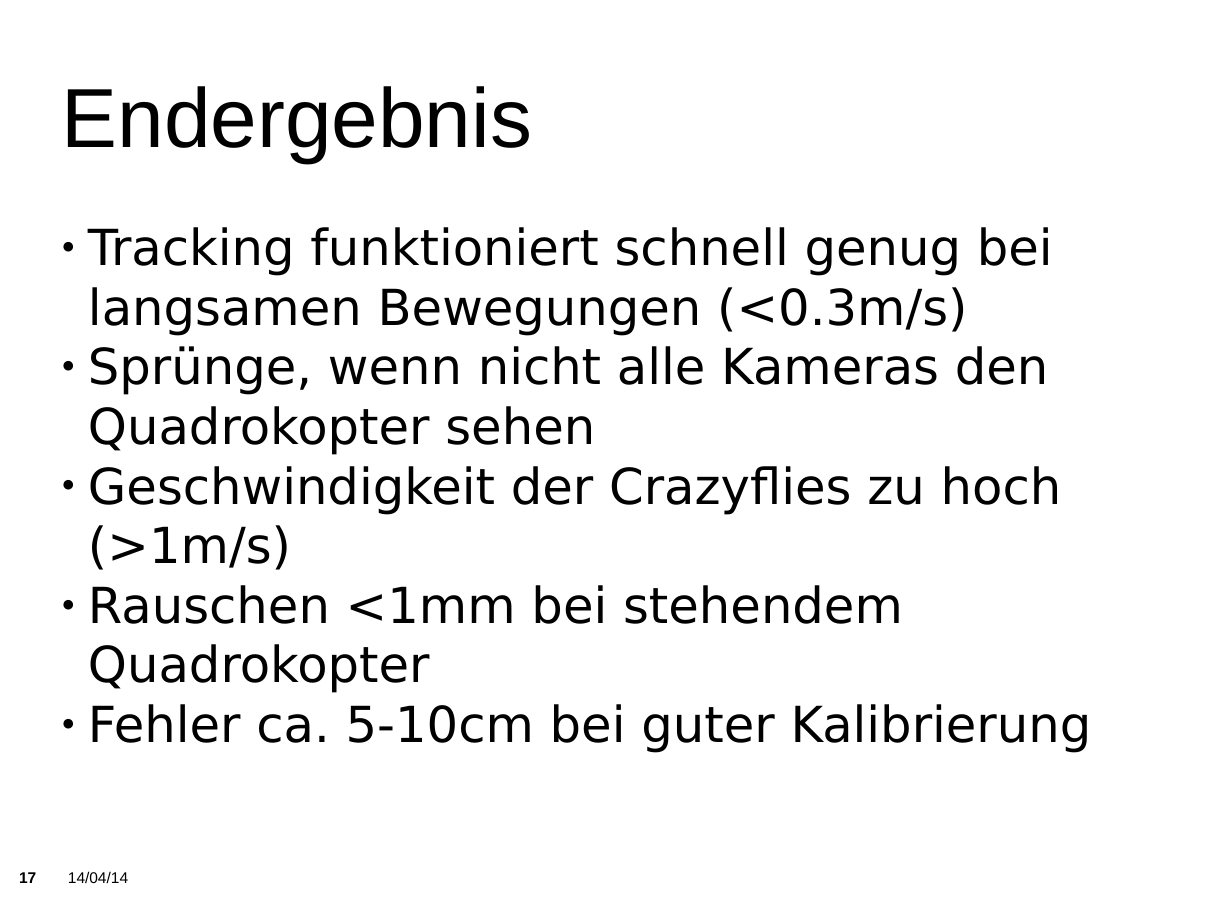
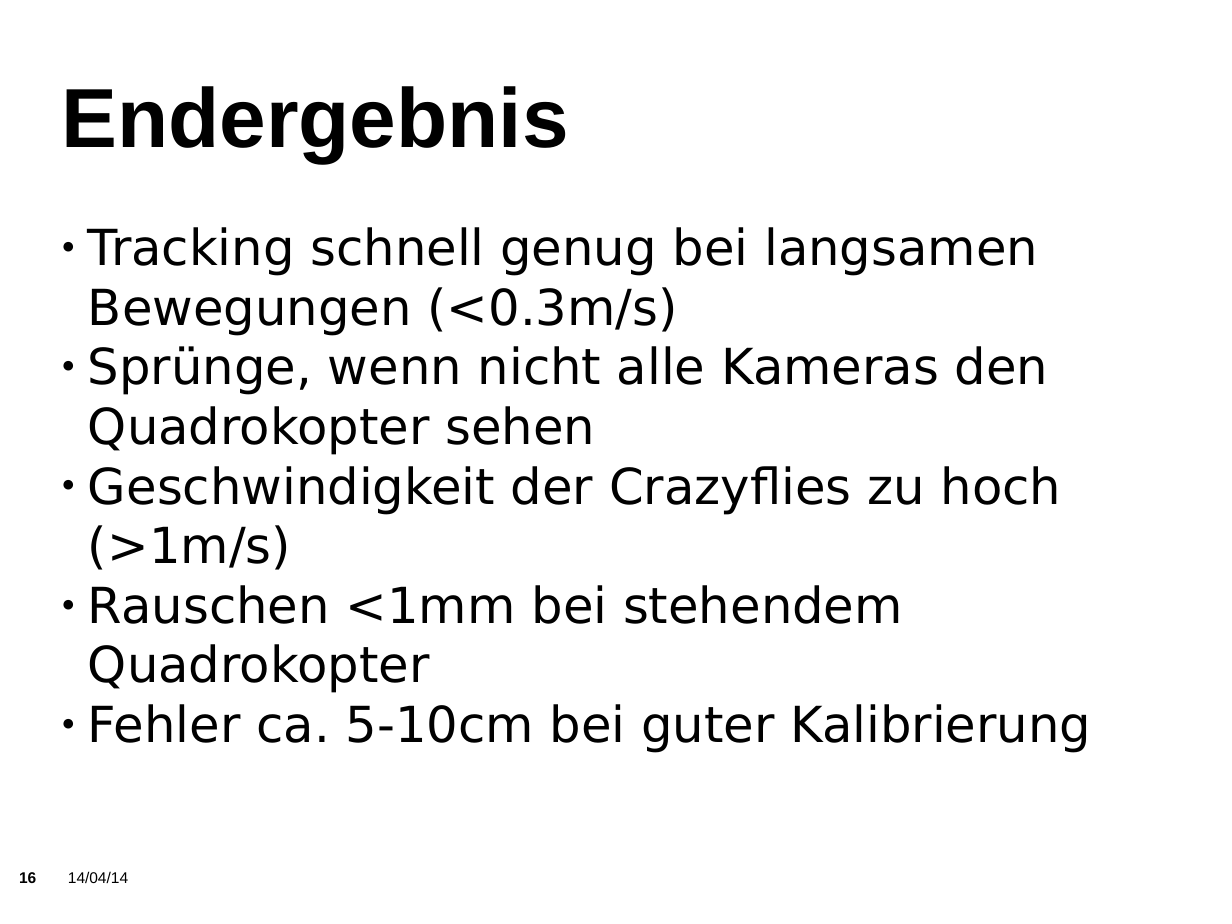
Before and after one commit to KITrokopter/Presentation, a slide deck: slide 16 of PresentationInTotal v0.1.odp (slide 17 before the commit). Drawn at 1232x924 pixels with LibreOffice and Linux fonts; fonts in the diff are those of the drawing; background and template pictures are left out. Boxes give left, top, right and bottom in pixels: in the first picture for what was removed or moved away, otherwise in the second. Text is boxed around its words. In the diff, an @@ line names an element or a change of style, - is before the commit and + after.

```diff
--- a/PresentationInTotal v0.1.odp
+++ b/PresentationInTotal v0.1.odp
@@ title "Endergebnis" at (62, 86, 569, 163): bold on @@
@@ subtitle at (88, 227, 1038, 336): text changed @@
-● Tracking funktioniert schnell genug bei langsamen Bewegungen (<0.3m/s)
+● Tracking schnell genug bei langsamen Bewegungen (<0.3m/s)
@@ page number at (19, 872, 36, 883): text changed @@
-17
+16
```
Also in this commit, not shown: 24 other slides changed, 5 slides added, 15 slides removed.
